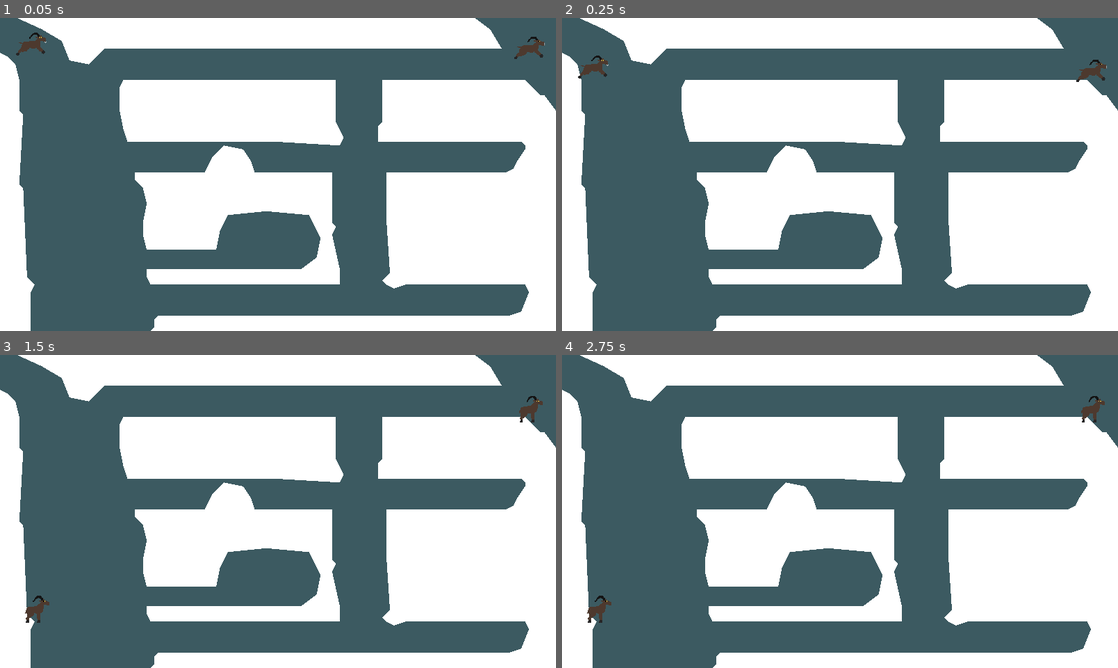
Above: before the commit, frames 1-4 (two rows, left to right).
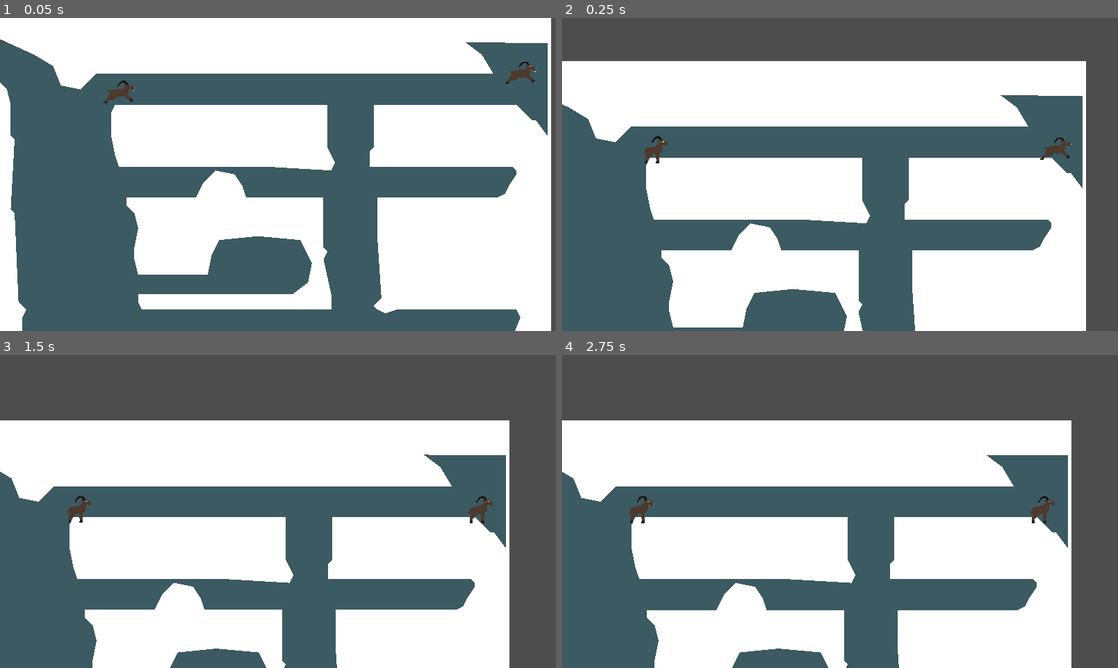
Above: after the commit, the same moments.

Repository: beyarkay/goat-game
Game: Godot game, scene res://levels/in_the_mines.tscn
The game is run twice, just before and just after one commit, with the same random seed, the same clock (stepped at 60 frames per second) and the same inputs. This scene is started directly instead of the project's main scene.
Inputs:
- Up to frame 1 (0.05 s): no input
- Up to frame 2 (0.25 s): no input
- Up to frame 3 (1.5 s): tap Enter at 0.5 s
- Up to frame 4 (2.75 s): tap Space at 2 s

The runs differ from the first frame. In frame 1, 38% of the frame differs, in the area x 0-100%, y 0-100%; in frame 2, 50%; in frame 3, 47%; in frame 4, 47%.

Commit message:
🐐 Add camera controller to in-the-mines

Diff:
--- a/levels/in_the_mines.tscn
+++ b/levels/in_the_mines.tscn
@@ -1,8 +1,9 @@
-[gd_scene load_steps=4 format=3 uid="uid://fv1sulsg8n2j"]
+[gd_scene load_steps=5 format=3 uid="uid://fv1sulsg8n2j"]
 
 [ext_resource type="Script" path="res://utility_scripts/add_poly_mesh.gd" id="1_16fea"]
 [ext_resource type="PackedScene" uid="uid://bgfo3l08bifum" path="res://scenes/goat.tscn" id="1_ukrxs"]
 [ext_resource type="Script" path="res://utility_scripts/quit_on_esc.gd" id="1_y2eui"]
+[ext_resource type="PackedScene" uid="uid://djja458gq1tos" path="res://scenes/camera.tscn" id="4_cgcvx"]
 
 [node name="in_the_mines" type="Node"]
 script = ExtResource("1_y2eui")
@@ -63,8 +64,10 @@
 script = ExtResource("1_16fea")
 
 [node name="CharacterBody2D2" parent="." instance=ExtResource("1_ukrxs")]
-position = Vector2(64, 56)
+position = Vector2(264, 104)
 
 [node name="CharacterBody2D3" parent="." instance=ExtResource("1_ukrxs")]
 position = Vector2(1096, 64)
 player = 2
+
+[node name="camera_pivot" parent="." instance=ExtResource("4_cgcvx")]
